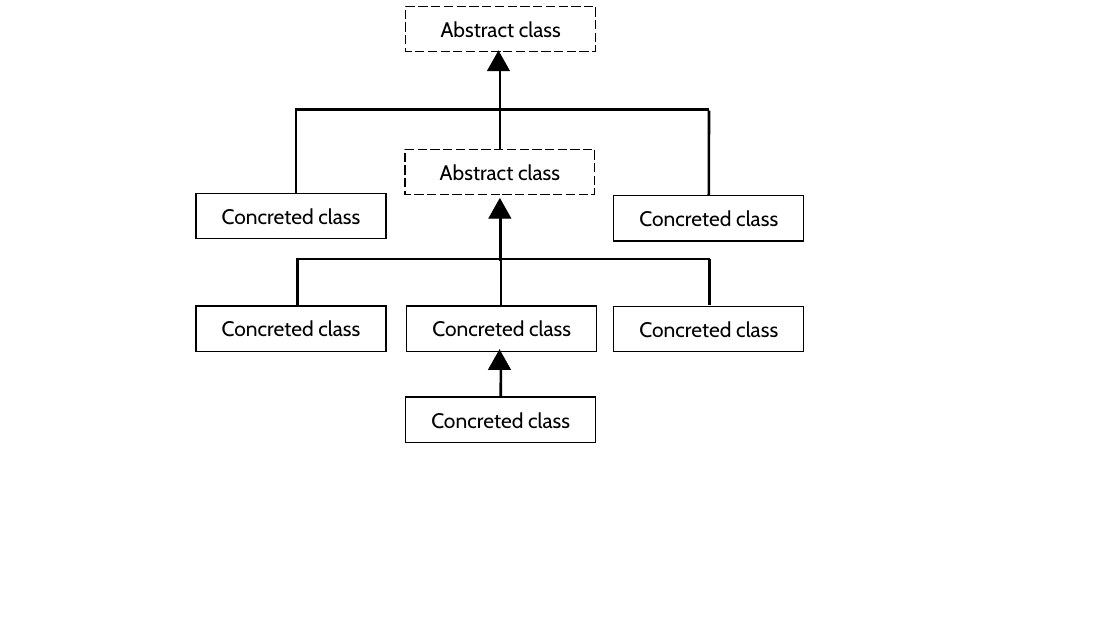
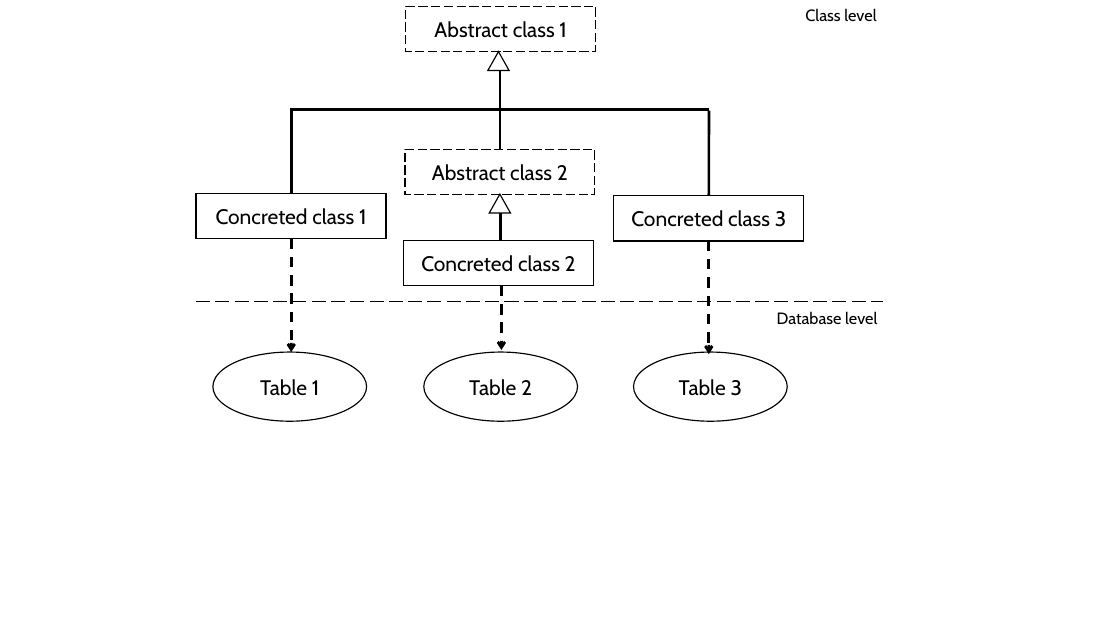
Before and after one commit to tuanhud/QuanLyTaiSan, a slide deck: slide 4 of _BaoCao/quocdunginfo/model 2.pptx. Drawn at 1120x630 pixels with LibreOffice and Linux fonts; fonts in the diff are those of the drawing. Boxes give left, top, right and bottom in pixels: in the first picture for what was removed or moved away, otherwise in the second. Text is boxed around its words. In the diff, an @@ line names an element or a change of style, - is before the commit and + after.

```diff
--- a/_BaoCao/quocdunginfo/model 2.pptx
+++ b/_BaoCao/quocdunginfo/model 2.pptx
@@ text in rectangle at (434,21,566,38): text changed @@
-Abstract class
+Abstract class 1
@@ text added at (805,8,876,22), 14 pt, text #000000 @@
+Class level
@@ triangle at (488,51,509,71): fill #000000 to none @@
@@ line moved from (297, 109) - (709, 109) to (291, 109) - (709, 109) @@
@@ line moved from (297, 108) - (297, 193) to (292, 108) - (292, 193) @@
@@ text in rectangle at (432,164,568,181): text changed @@
-Abstract class
+Abstract class 2
@@ text in rectangle at (216,208,366,225): text changed @@
-Concreted class
+Concreted class 1
@@ triangle at (489,194,510,213): fill #000000 to none @@
@@ triangle: place and size @@
-triangle at (489,199,510,218)
+triangle at (489,194,510,213)
@@ line moved from (297, 306) - (297, 260) to (292, 239) - (292, 352) @@
@@ line (292, 239) - (292, 352): line to arrow; stroke #000000 2.25 pt to #000000 2.25 pt dashed @@
@@ line moved from (501, 217) - (501, 261) to (501, 213) - (501, 241) @@
@@ text in rectangle at (631,210,786,227): text changed @@
-Concreted class
+Concreted class 3
@@ line removed from (501, 259) to (297, 259) @@
@@ rectangle "Concreted class 2": place and size @@
-rectangle "Concreted class 2" at (614,307,804,352)
+rectangle "Concreted class 2" at (403,240,593,286)
@@ text in rectangle at (421,255,576,272): text changed @@
-Concreted class
+Concreted class 2
@@ line removed from (710, 259) to (501, 259) @@
@@ line moved from (710, 305) - (710, 259) to (709, 241) - (709, 355) @@
@@ line (709, 241) - (709, 355): line to arrow; stroke #000000 2.25 pt to #000000 2.25 pt dashed @@
@@ line moved from (501, 308) - (501, 261) to (502, 286) - (502, 350) @@
@@ line (502, 286) - (502, 350): line to arrow; stroke #000000 2.25 pt to #000000 2.25 pt dashed @@
@@ rectangle removed at (196,306,386,351) @@
-Concreted class
@@ line added from (196, 302) to (883, 302), #000000 1.5 pt dashed @@
@@ rectangle removed at (407,306,597,351) @@
-Concreted class
@@ text added at (777,311,877,324), 14 pt, text #000000 @@
+Database level
@@ ellipse added at (213,352,366,421), outline #000000 1 pt, 18 pt, text #000000 @@
+Table 1
@@ ellipse added at (424,352,578,421), outline #000000 1 pt, 18 pt, text #000000 @@
+Table 2
@@ triangle removed at (489,350,510,370) @@
@@ ellipse added at (634,352,787,421), outline #000000 1 pt, 18 pt, text #000000 @@
+Table 3
@@ line removed from (501, 370) to (501, 397) @@
@@ rectangle removed at (406,397,596,443) @@
-Concreted class
```
Also in this commit, not shown: 6 other files.
